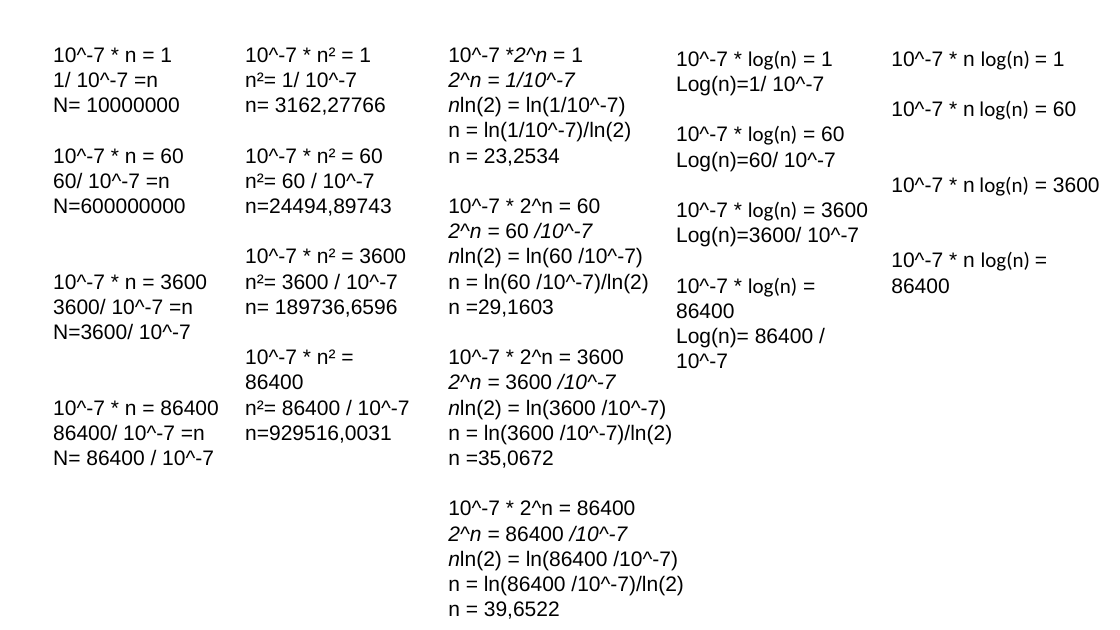
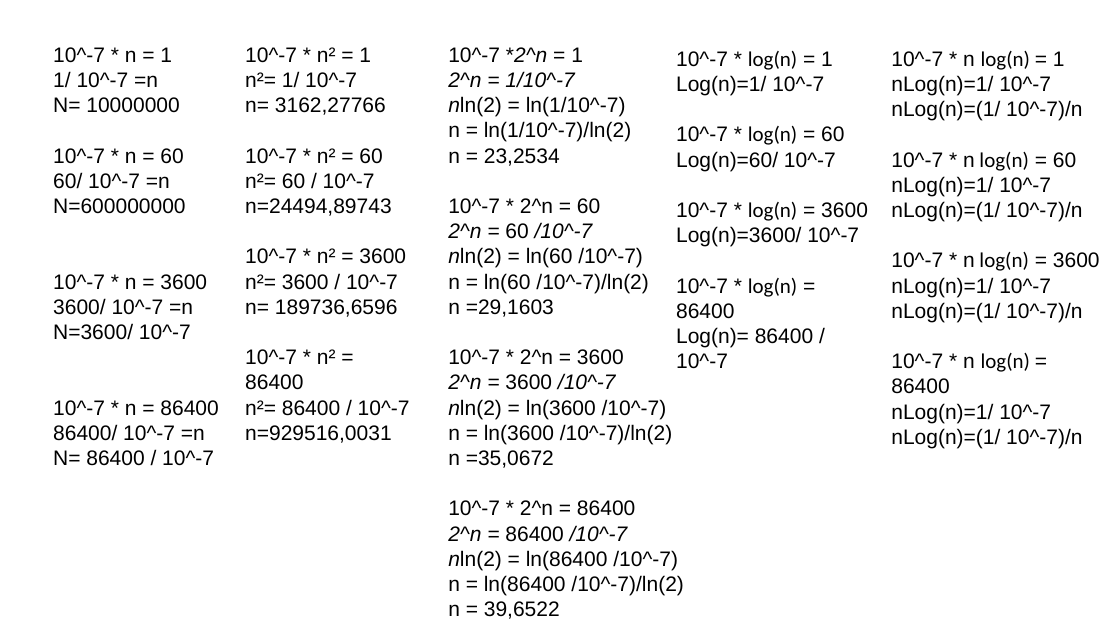
Before and after one commit to tessier-benjamin/algo, a slide deck: slide 1 of algo1.pptx. Drawn at 1120x630 pixels with LibreOffice and Linux fonts; fonts in the diff are those of the drawing. Boxes give left, top, right and bottom in pixels: in the first picture for what was removed or moved away, otherwise in the second. Text is boxed around its words. In the diff, an @@ line names an element or a change of style, - is before the commit and + after.

```diff
--- a/algo1.pptx
+++ b/algo1.pptx
@@ text at bbox=[891, 75, 1082, 121]: paragraphs added @@
+nLog(n)=1/ 10^-7
+nLog(n)=(1/ 10^-7)/n
@@ text at bbox=[891, 176, 1082, 221]: paragraphs added @@
+nLog(n)=1/ 10^-7
+nLog(n)=(1/ 10^-7)/n
@@ text at bbox=[891, 277, 1082, 322]: paragraphs added @@
+nLog(n)=1/ 10^-7
+nLog(n)=(1/ 10^-7)/n
@@ text at bbox=[891, 403, 1082, 448]: paragraphs added @@
+nLog(n)=1/ 10^-7
+nLog(n)=(1/ 10^-7)/n
```
Also in this commit, not shown: 1 slide added.
